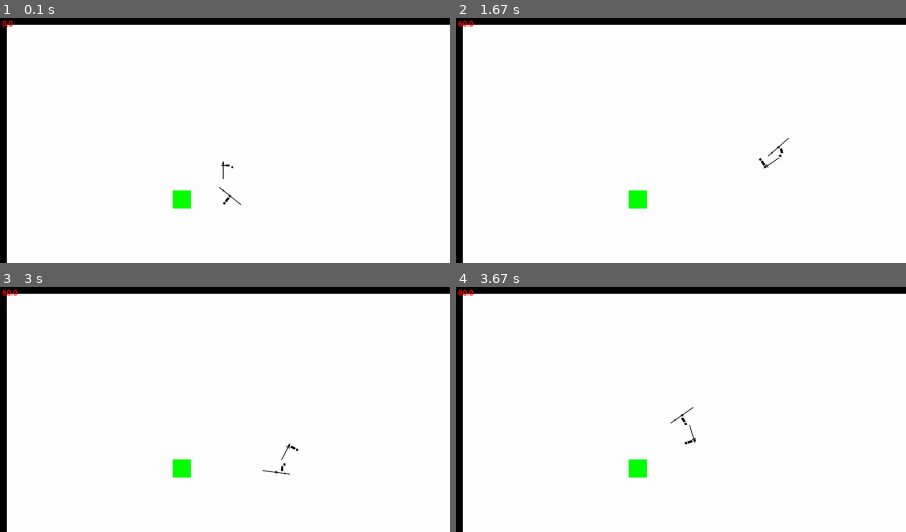
Above: before the commit, frames 1-4 (two rows, left to right).
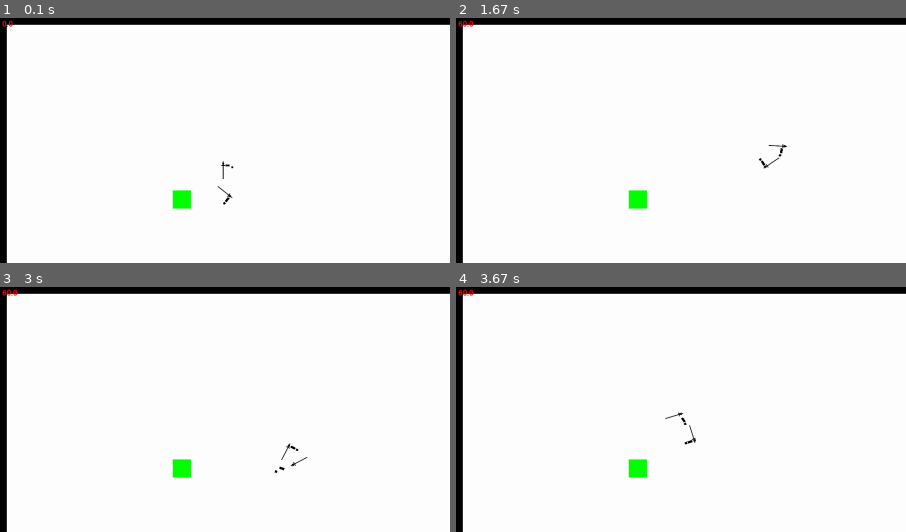
Above: after the commit, the same moments.

Repository: LeBoku/tds
Game: pygame game, started from src/tds.py
Same seed, same stepped clock (60 frames per second), same inputs: the game is played once before the commit and once after it.
Inputs (mouse positions are % of the whole screen's width and height, from its top left):
- Up to frame 1 (0.1 s): no input
- Up to frame 2 (1.67 s): hold D 0.33-0.8 s; move the mouse to (46, 54) at 0.37 s; click (51, 57) at 0.88 s; hold W 1.17-1.47 s; click (26, 51) at 1.25 s; hold D from 1.5 s (still down); click (19, 35) at 1.58 s
- Up to frame 3 (3 s): release D at 1.97 s; hold A 2-2.53 s; click (65, 15) at 2.08 s; hold S 2.57-2.87 s; click (62, 59) at 2.65 s; hold A from 2.9 s (still down); click (52, 16) at 2.98 s
- Up to frame 4 (3.67 s): release A at 3.3 s; hold W from 3.33 s (still down); click (14, 47) at 3.42 s
The pictures show only the part of the screen within x 0-50%, y 0-50%; the shares and areas given below are measured in that part.

The runs differ from the first frame. In frame 1, less than 0.1% of the frame differs, in the area x 48-54%, y 68-77%; in frame 2, less than 0.1%; in frame 3, 0.1%, in the area x 58-69%, y 69-77%; in frame 4, less than 0.1%.

Commit message:
probably final commit --> apparently not 'reworked' 'combat System'

Diff:
--- a/src/map/characters/player/playerController.py
+++ b/src/map/characters/player/playerController.py
@@ -3,7 +3,7 @@
 from pygame.math import Vector2
 
 from map.characters.characterController import CharacterController
-from map.weapons.spear import Spear
+from map import weapons
 from pygameUtil.eventHandling import EventListener, EventHandler
 
 from store.enums import MoveTypes, CharacterParts, AttackMilestones
@@ -28,12 +28,6 @@
 	@isRunning.setter
 	def isRunning(self, value):
 		pass
-
-	def lockMovement(self):
-		self.isAttacking = True
-
-	def unlockMovement(self):
-		self.isAttacking = False
 
 	def loopCall(self):
 		super().loopCall()
@@ -74,23 +68,6 @@
 
 		return forwardMovement
 
-	def getAttack(self):
-		movement = self.getMovementVector()
-		if movement.length() == 0:
-			movement = Vector2(0, -1)
-		angle = (movement.angle_to(Vector2(0,-1)) + 360) % 360
-
-		if 45 < angle < 135:
-			attack = MoveTypes.attackRight
-
-		elif 225 < angle < 315:
-			attack = MoveTypes.attackLeft
-
-		else:
-			attack = MoveTypes.attackForward
-
-		return attack
-
 	def updateAngle(self):
 		mousePosVector = Vector2(pygame.mouse.get_pos())
 		self.angle = (mousePosVector - self.coord).angle_to(Vector2(0, -1)) % 360
@@ -102,20 +79,24 @@
 	def registerCombat(self):
 		@EventListener(pygame.locals.MOUSEBUTTONDOWN, button=1)
 		def startAttack(event):
-			activeMove = self.getActiveAttackMove()
-			if activeMove is None:
-				move = self.moveSetController.getMove(self.getAttack())
-				move.start()
-				move.listenForMilestone(AttackMilestones.woundUp, lambda: self.lockMovement())
-				move.listenForMilestone(AttackMilestones.attacked, lambda: self.unlockMovement())
+			self._startOrQAttack(MoveTypes.attackFast)
 
-			elif activeMove.hasPassedMileStone(AttackMilestones.attacked):
-				activeMove.listenForEnd(lambda: self._startQedMove())
+		@EventListener(pygame.locals.MOUSEBUTTONDOWN, button=3)
+		def startAttack(event):
+			self._startOrQAttack(MoveTypes.attackWide)
 
 	def setUpSubEntities(self):
 		super().setUpSubEntities()
-		self.weapon = Spear(CharacterParts.weapon, self.rightHand, self)
+		self.weapon = weapons.LongSword(CharacterParts.weapon, self.rightHand, self)
 
-	def _startQedMove(self):
-		move = self.moveSetController.getMove(self.getAttack())
+	def _startOrQAttack(self, attackType):
+		activeMove = self.getActiveAttackMove()
+		if activeMove is None:
+			self._startAttack(attackType)
+
+		elif activeMove.hasPassedMileStone(AttackMilestones.attacked):
+			activeMove.listenForEnd(lambda: self._startAttack(attackType))
+
+	def _startAttack(self, attackType):
+		move = self.moveSetController.getMove(attackType)
 		move.start()
--- a/src/map/weapons/longSword.py
+++ b/src/map/weapons/longSword.py
@@ -14,9 +14,8 @@
 		self.setBaseImage(images.weapons.longSword())
 
 	def setUpWeaponMoveSet(self):
-		self.moveSetController.registerMove(MoveTypes.attackForward, moveSets.longSword.forwardAttack())
-		self.moveSetController.registerMove(MoveTypes.attackLeft, moveSets.longSword.leftAttack())
-		self.moveSetController.registerMove(MoveTypes.attackRight, moveSets.longSword.rightAttack())
+		self.moveSetController.registerMove(MoveTypes.attackWide, moveSets.longSword.wideAttack())
+		self.moveSetController.registerMove(MoveTypes.attackFast, moveSets.longSword.fastAttack())
 
 	def setUpCollisionPoints(self):
 		self.collisionPoints = collisionPoints.weapons.longsSword()
--- a/src/map/weapons/spear.py
+++ b/src/map/weapons/spear.py
@@ -12,6 +12,5 @@
 		self.collisionPoints = collisionPoints.weapons.spear()
 
 	def setUpWeaponMoveSet(self):
-		self.moveSetController.registerMove(MoveTypes.attackForward, moveSets.spear.forwardAttack())
-		self.moveSetController.registerMove(MoveTypes.attackLeft, moveSets.spear.leftAttack())
-		self.moveSetController.registerMove(MoveTypes.attackRight, moveSets.spear.rightAttack())
+		self.moveSetController.registerMove(MoveTypes.attackFast, moveSets.spear.fastAttack())
+		self.moveSetController.registerMove(MoveTypes.attackWide, moveSets.spear.wideAttack())
--- a/src/store/enums.py
+++ b/src/store/enums.py
@@ -4,15 +4,13 @@
 class MoveTypes(Enum):
 	walk = 0
 	dodge = 1
-	attackForward = 2
-	attackLeft = 3
-	attackRight = 4
+	attackWide = 5
+	attackFast = 6
 
 
 attackTypes = [
-	MoveTypes.attackForward,
-	MoveTypes.attackRight,
-	MoveTypes.attackLeft
+	MoveTypes.attackFast,
+	MoveTypes.attackWide
 ]
 
 
--- a/src/store/moveSets/longSword.py
+++ b/src/store/moveSets/longSword.py
@@ -2,31 +2,7 @@
 from store.types import Entity, Move
 
 
-def rightAttack():
-	milestones = {
-		AttackMilestones.woundUp: 20,
-		AttackMilestones.attackOver: 25,
-		AttackMilestones.attacked: 40,
-		AttackMilestones.cooledDown: 50
-	}
-
-	rightHand = Entity()
-	rightHand.animateTo(5, (5, -3), -45)
-	rightHand.repeatFrame(15)
-	rightHand.rotateAround(5, -90)
-	rightHand.repeatFrame(15)
-	rightHand.backToDefault(10)
-
-	entities = dict()
-	entities[CharacterParts.rightHand] = rightHand
-
-	move = Move(entities)
-
-	move.mileStones.update(milestones)
-	return move
-
-
-def leftAttack():
+def wideAttack():
 	milestones = {
 		AttackMilestones.woundUp: 30,
 		AttackMilestones.attackOver: 40,
@@ -51,7 +27,7 @@
 	return move
 
 
-def forwardAttack():
+def fastAttack():
 	milestones = {
 		AttackMilestones.woundUp: 10,
 		AttackMilestones.attackOver: 15,
--- a/src/store/moveSets/spear.py
+++ b/src/store/moveSets/spear.py
@@ -2,37 +2,7 @@
 from store.types import Entity, Move
 
 
-def rightAttack():
-	milestones = {
-		AttackMilestones.woundUp: 20,
-		AttackMilestones.attacked: 40,
-		AttackMilestones.cooledDown: 50
-	}
-
-	rightHand = Entity()
-	rightHand.animateTo(5, (5, -3), -45)
-	rightHand.repeatFrame(15)
-	rightHand.rotateAround(5, -90)
-	rightHand.repeatFrame(15)
-	rightHand.backToDefault(10)
-
-	weapon = Entity()
-	weapon.animateTo(5, (0, -10))
-	weapon.repeatFrame(40)
-	weapon.backToDefault(5)
-	weapon.repeatFrame(5)
-
-	entities = dict()
-	entities[CharacterParts.rightHand] = rightHand
-	entities[CharacterParts.weapon] = weapon
-
-	move = Move(entities)
-
-	move.mileStones.update(milestones)
-	return move
-
-
-def leftAttack():
+def wideAttack():
 	milestones = {
 		AttackMilestones.woundUp: 30,
 		AttackMilestones.attacked: 40,
@@ -64,7 +34,7 @@
 	return move
 
 
-def forwardAttack():
+def fastAttack():
 	milestones = {
 		AttackMilestones.woundUp: 10,
 		AttackMilestones.attacked: 30,
